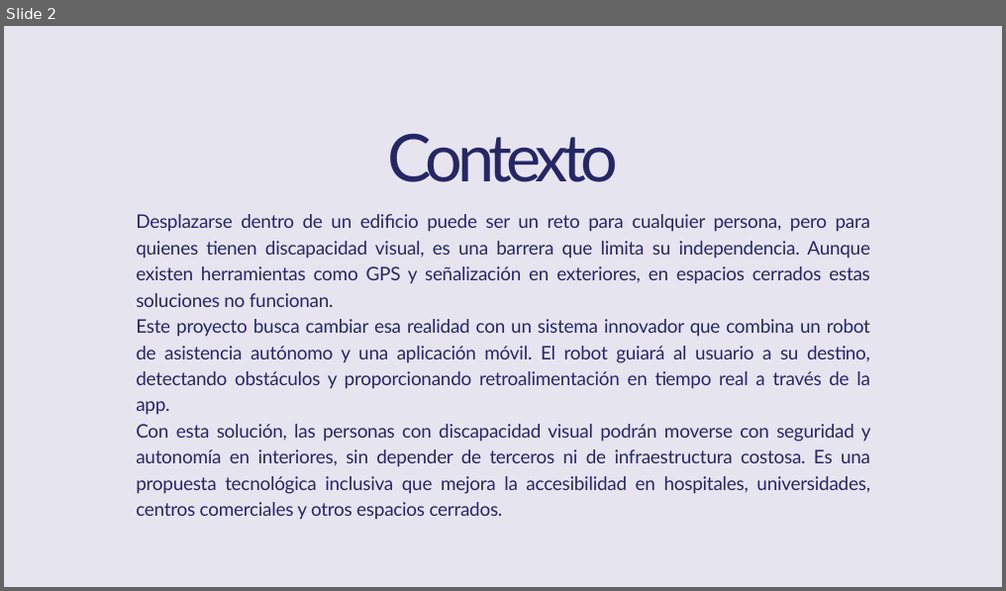
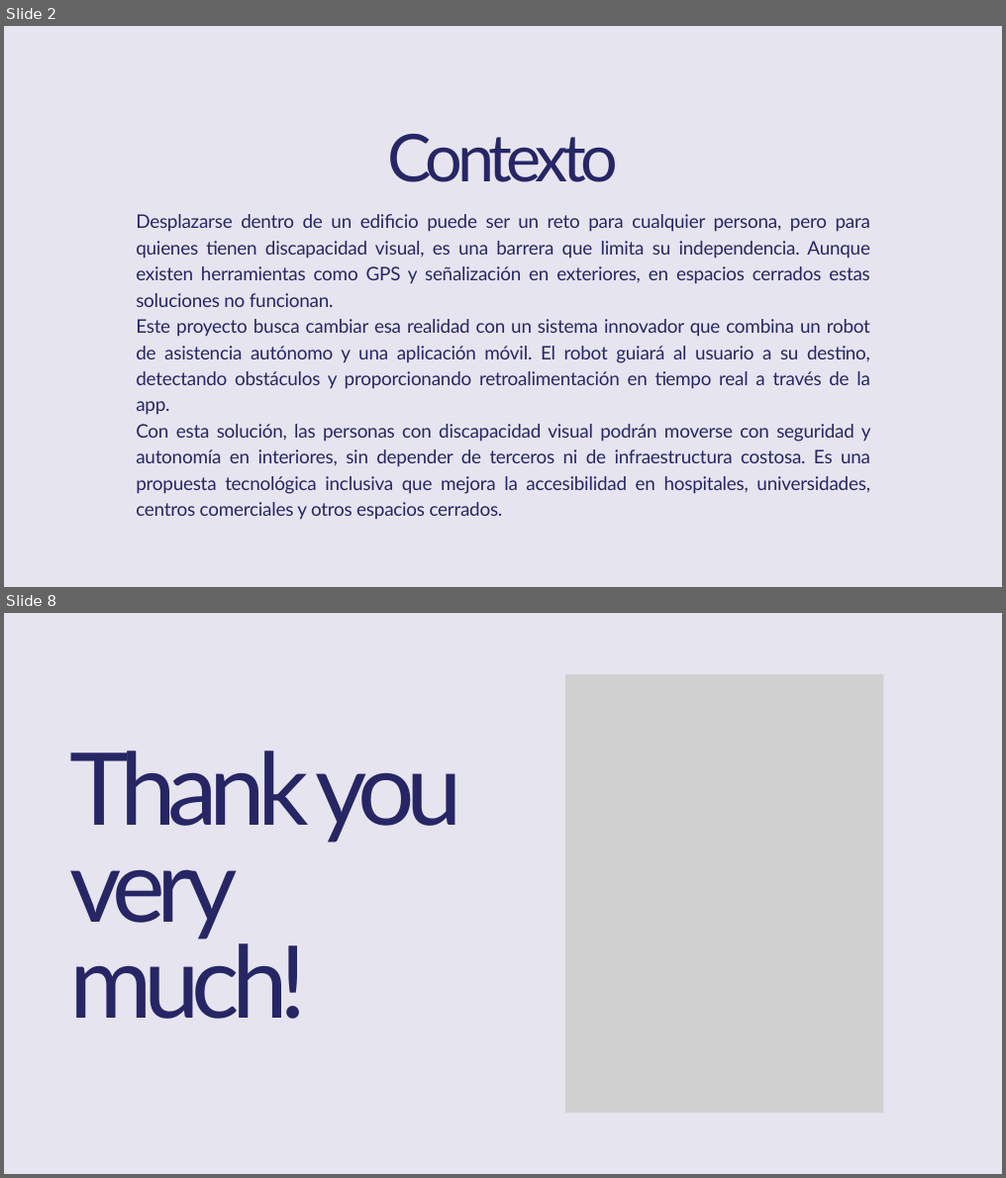
Before and after one commit to Jucer74/SoftwareArchitecture, a slide deck: Project/Context/HorusPath.context.pptx. Shown one above the other, each under a label of ours: slide 2 before the commit, slides 2 and 8 after it; the slides between them are not shown. The pictures are 1006x591 and 1006x1178 pixels, drawn with LibreOffice and Linux fonts; fonts in the diff are those of the drawing; grey boxes stand for pictures. Boxes give left, top, right and bottom in pixels: in the first picture for what was removed or moved away, otherwise in the second. Text is boxed around its words. In the diff, an @@ line names an element or a change of style, - is before the commit and + after.

```diff
--- a/Project/Context/HorusPath.context.pptx
+++ b/Project/Context/HorusPath.context.pptx
@@ slide 8 added at (4,613,1002,1174), background #E6E4EF @@
@@ picture added at (565,674,884,1114) @@
@@ text added at (70,751,462,1019), 145 pt, text #272665 @@
+Thank you very much!
```
Also in this commit, not shown: 1 slide changed, 4 other slides added, 1 slide removed.
